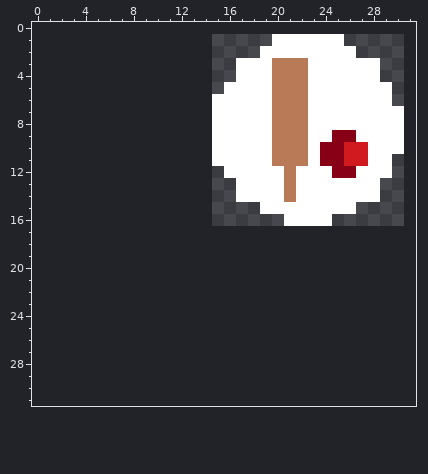
Pixel-art sprite -- anim/misc/favicon.png. That is the earlier state.
The file is 16x16 pixels. The old version is drawn lined up with the new one, on the new canvas.
The result:
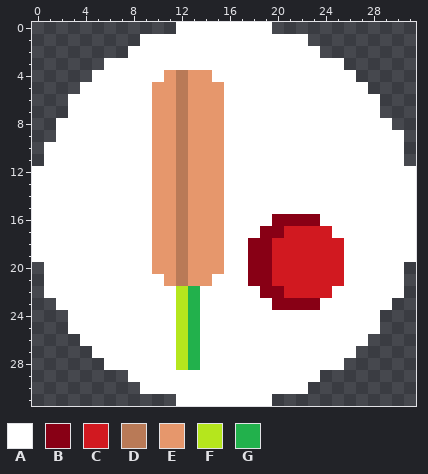
Palette (. is transparent): A #ffffff  B #880015  C #d11920  D #b97a57  E #e6976c  F #b5e61d  G #22b14c
The exact change:
canvas 16x16 -> 32x32, the old top-left corner now at 15,1
Colour A now appears in row 0 at x 12 to 19; in row 1 at x 9 to 19; in row 2 at x 8 to 18; in row 3 at x 6 to 16; in row 4 at x 5 to 10 and 15 to 16; in row 5 at x 4 to 9.
Colour A now appears in rows 6 to 7 at x 3 to 9; in rows 8 to 9 at x 2 to 9; in row 10 at x 1 to 9; in row 11 at x 1 to 9 and 30; in row 12 at x 0 to 9 and 30 to 31; in rows 13 to 14 at x 0 to 9, 16 and 29 to 31.
Colour A now appears in row 15 at x 0 to 9, 16 to 18 and 27 to 31; in row 16 at x 0 to 9, 16 to 19 and 25 to 31; in row 17 at x 0 to 9, 16 to 18 and 25 to 31; in rows 18 to 19 at x 0 to 9, 16 to 17 and 26 to 31; in row 20 at x 1 to 9, 16 to 17 and 26 to 30; in row 21 at x 1 to 10, 15 to 17 and 26 to 30.
Colour A now appears in row 22 at x 1 to 11, 14 to 18 and 25 to 30; in row 23 at x 2 to 11, 14 to 19 and 24 to 29; in rows 24 to 25 at x 3 to 11 and 14 to 28; in row 26 at x 4 to 11 and 14 to 27; in row 27 at x 5 to 11 and 14 to 26; in row 28 at x 6 to 11 and 14 to 25.
Colour A now appears in row 29 at x 8 to 23; in row 30 at x 9 to 22; in row 31 at x 12 to 19.
The author changed colour B to colour A in row 9 at x 25 to 26; in rows 10 to 11 at x 24 to 25; in row 12 at x 25 to 26.
The author changed colour C to colour A in rows 10 to 11 at x 26 to 27.
The author changed colour D to colour A in rows 3 to 11 at x 20 to 22; in rows 12 to 14 at x 21.
Colour B now appears in row 16 at x 20; in row 17 at x 19 to 20; in rows 18 to 21 at x 18 to 19; in row 22 at x 19 to 20; in row 23 at x 20 to 23.
The author changed colour A to colour B in row 16 at x 21 to 23.
Colour C now appears in row 17 at x 21 to 24; in rows 18 to 21 at x 20 to 25; in row 22 at x 21 to 24.
Colour D now appears in rows 4 to 21 at x 12.
Colour E now appears in row 4 at x 11 and 13 to 14; in row 5 at x 10 to 11 and 13 to 15; in rows 6 to 11 at x 10 to 11 and 13 to 14; in rows 12 to 20 at x 10 to 11 and 13 to 15; in row 21 at x 11 and 13 to 14.
The author changed colour A to colour E in rows 6 to 11 at x 15.
Colour F now appears in rows 22 to 28 at x 12.
Colour G now appears in rows 22 to 28 at x 13.
Colour A is removed in row 1 at x 23 to 25; in row 2 at x 24 to 26; in row 3 at x 26 to 28; in row 4 at x 27 to 28; in row 5 at x 28 to 29; in row 6 at x 29.
Colour A is removed in row 7 at x 29 to 30; in row 8 at x 30.
